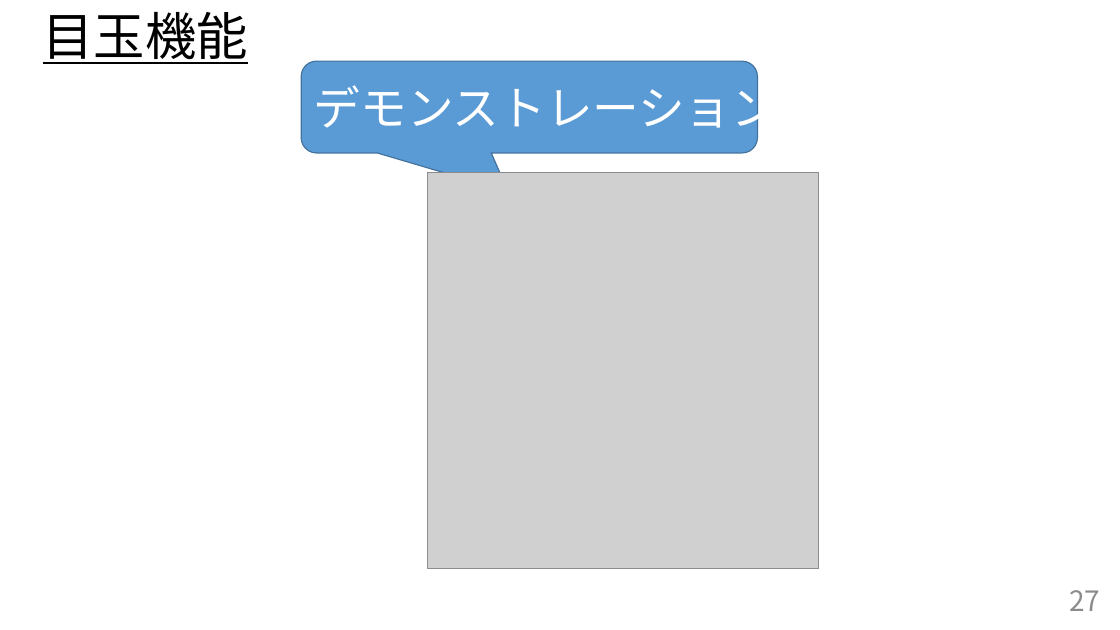
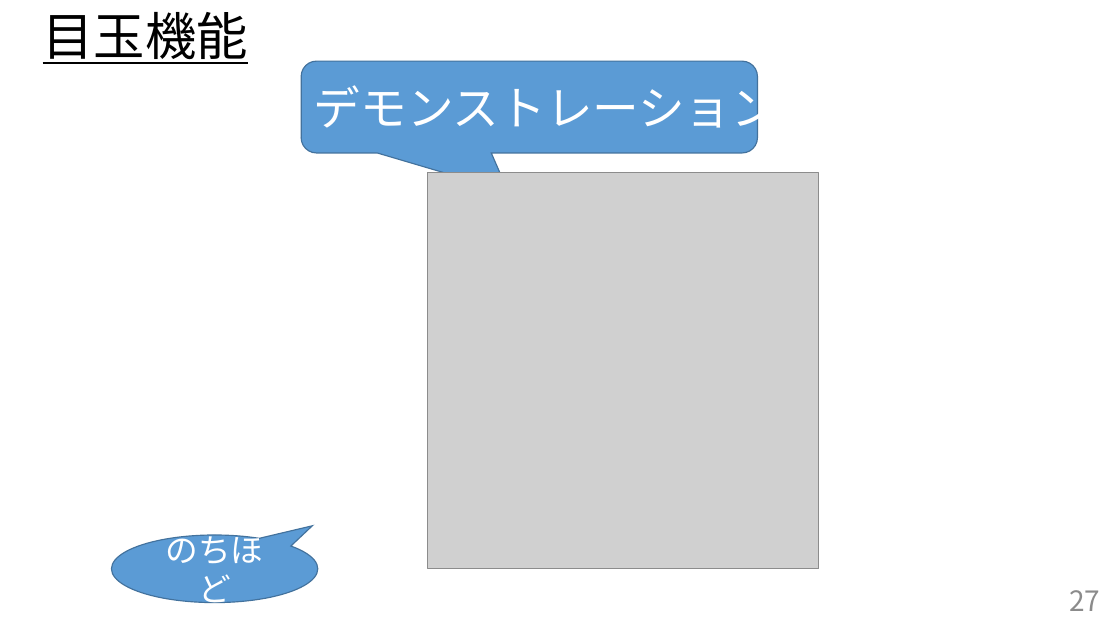
Before and after one commit to HAYAKAWATuyosi/-, a slide deck: slide 27 of ClipboardHistory/ClipboardHistoryのご紹介.pptx. Drawn at 1120x630 pixels with LibreOffice and Linux fonts; fonts in the diff are those of the drawing; grey boxes stand for pictures. Boxes give left, top, right and bottom in pixels: in the first picture for what was removed or moved away, otherwise in the second. Text is boxed around its words. In the diff, an @@ line names an element or a change of style, - is before the commit and + after.

```diff
--- a/ClipboardHistory/ClipboardHistoryのご紹介.pptx
+++ b/ClipboardHistory/ClipboardHistoryのご紹介.pptx
@@ speech bubble added at <box>112,535,318,602</box>, fill #5B9BD5, outline #43739E 1 pt, 28 pt, text #FFFFFF @@
+のちほど
```
Also in this commit, not shown: 9 other slides changed, 3 slides added, 1 other file.
